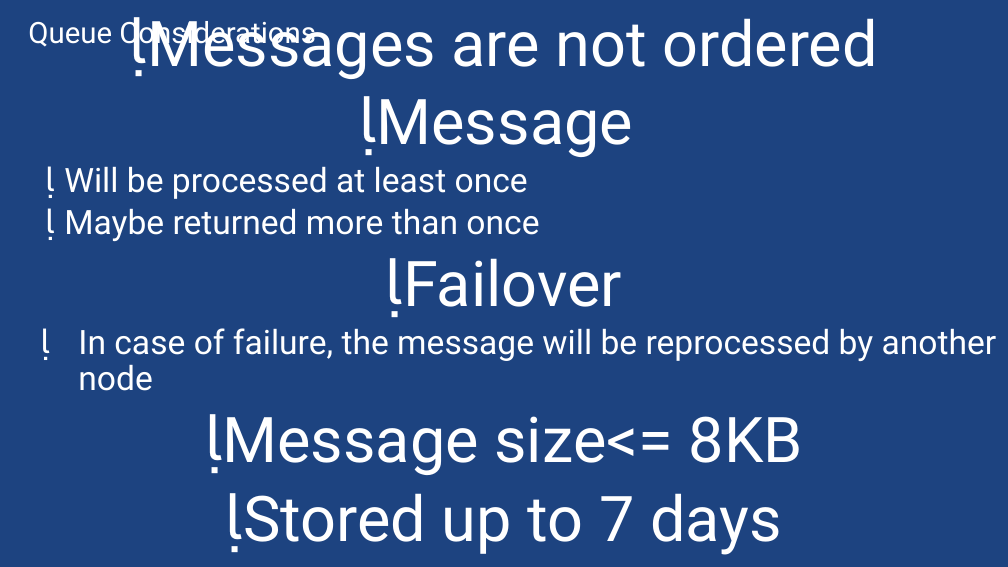
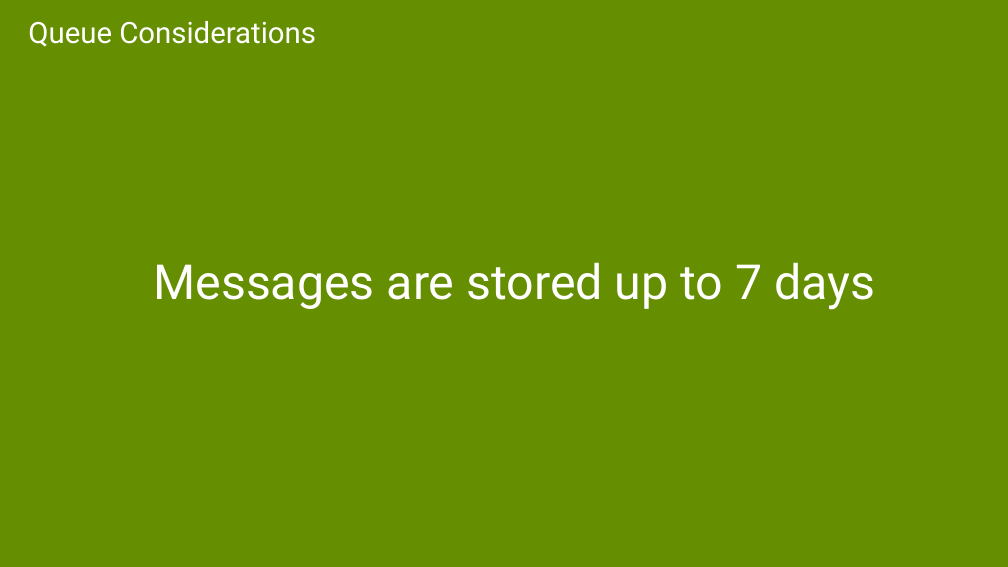
Before and after one commit to sack212/BasicAzureCamp, a slide deck: slide 62 of Data-Storage/Data-Storage.pptx (slide 40 before the commit). Drawn at 1008x567 pixels with LibreOffice and Linux fonts; fonts in the diff are those of the drawing. Boxes give left, top, right and bottom in pixels: in the first picture for what was removed or moved away, otherwise in the second. Text is boxed around its words. In the diff, an @@ line names an element or a change of style, - is before the commit and + after.

```diff
--- a/Data-Storage/Data-Storage.pptx
+++ b/Data-Storage/Data-Storage.pptx
@@ background #1D4380 to #658E00 @@
@@ text "Queue Considerations" rewrapped from <box>28,17,316,50</box> to <box>28,21,316,47</box> @@
@@ subtitle at <box>153,262,876,310</box>: text changed; size 32 to 46 pt @@
- Messages are not ordered
- Message
-   Will be processed at least once
-   Maybe returned more than once
- Failover
-   In case of failure, the message will be reprocessed by another node
- Message size<= 8KB
- Stored up to 7 days
+Messages are stored up to 7 days
```
Also in this commit, not shown: 42 other slides changed, 25 slides added, 2 slides removed, 12 other files.
